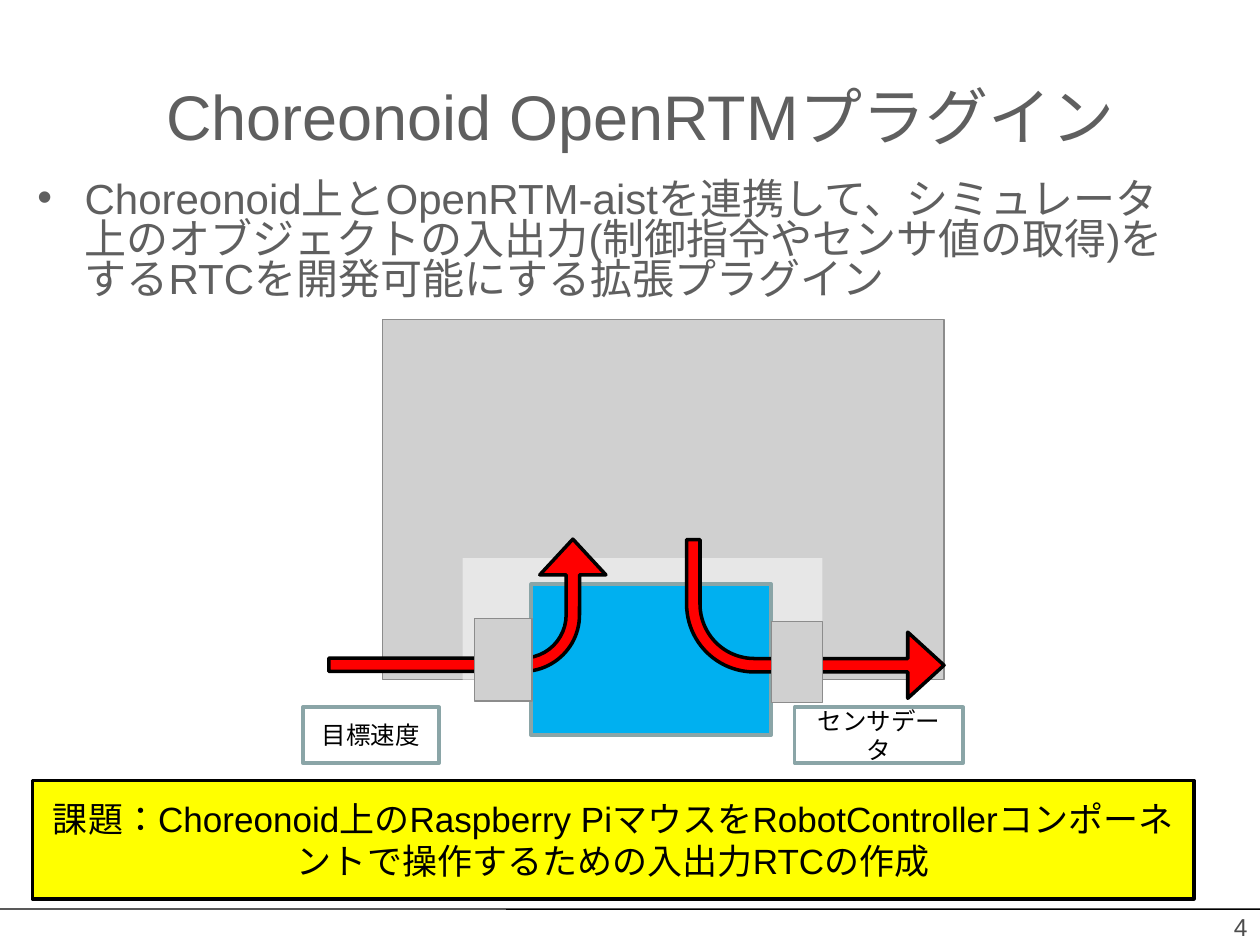
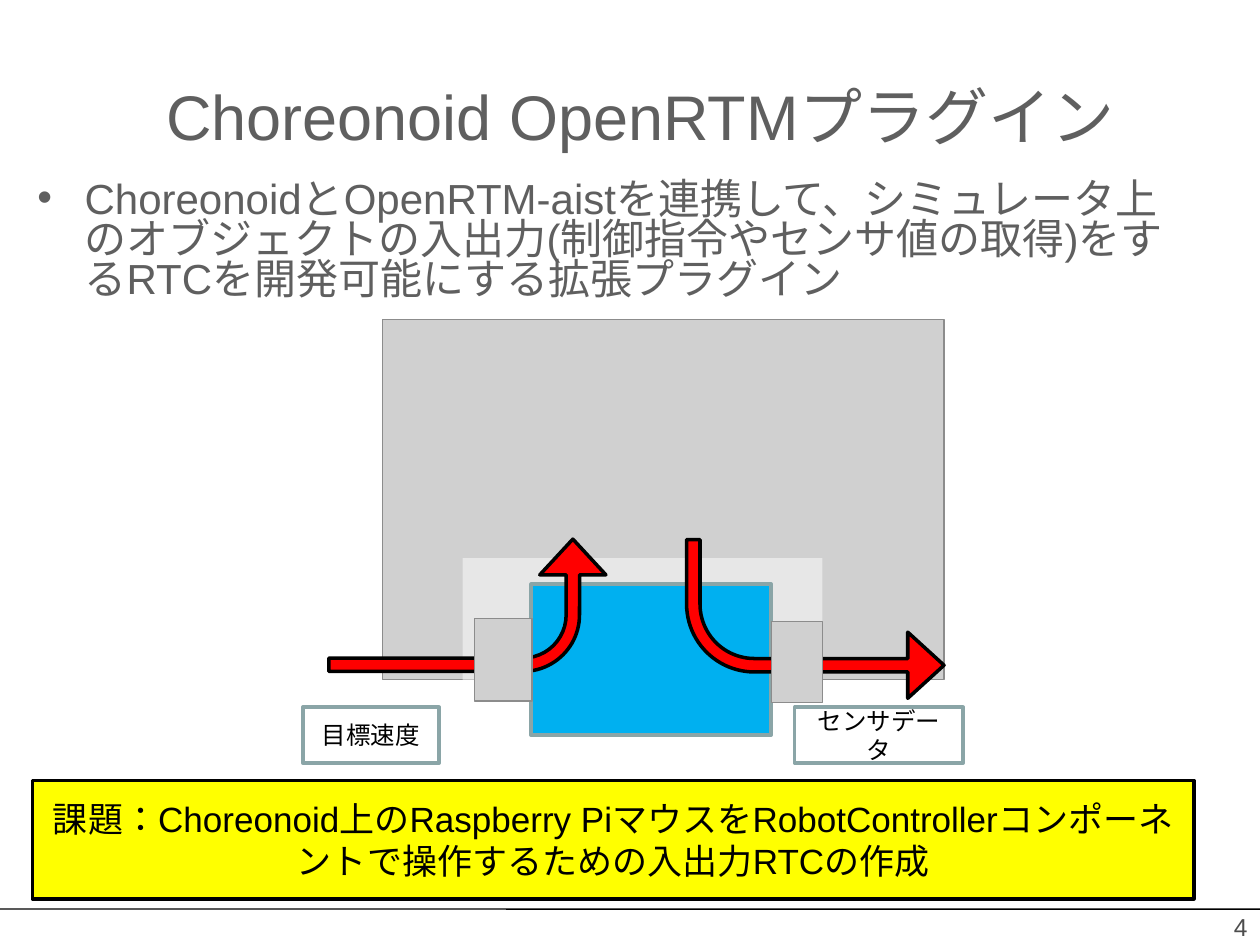
Before and after one commit to OpenRTM/RTM_Tutorial, a slide deck: slide 4 of ppt/Choreonoid入門.pptx. Drawn at 1260x945 pixels with LibreOffice and Linux fonts; fonts in the diff are those of the drawing; grey boxes stand for pictures; background and template pictures are left out. Boxes give left, top, right and bottom in pixels: in the first picture for what was removed or moved away, otherwise in the second. Text is boxed around its words. In the diff, an @@ line names an element or a change of style, - is before the commit and + after.

```diff
--- a/ppt/Choreonoid入門.pptx
+++ b/ppt/Choreonoid入門.pptx
@@ text at (85,180,1163,298): text changed @@
-• Choreonoid上とOpenRTM-aistを連携して、シミュレータ上のオブジェクトの入出力(制御指令やセンサ値の取得)をするRTCを開発可能にする拡張プラグイン
+• ChoreonoidとOpenRTM-aistを連携して、シミュレータ上のオブジェクトの入出力(制御指令やセンサ値の取得)をするRTCを開発可能にする拡張プラグイン
```
Also in this commit, not shown: 15 other slides changed, 32 other files.
